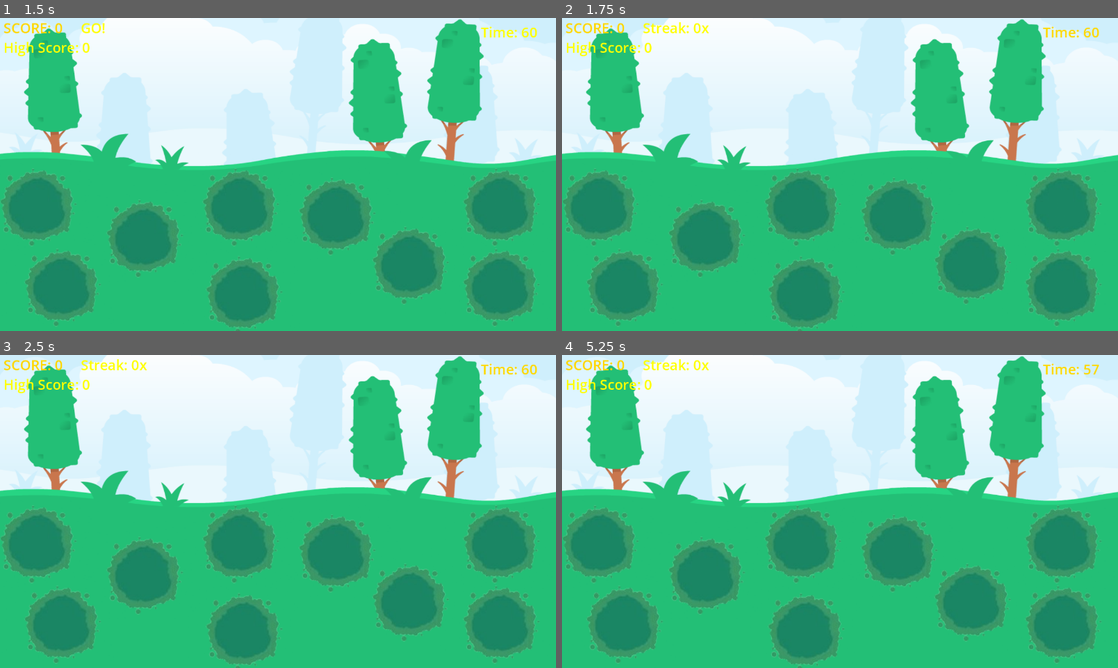
Above: before the commit, frames 1-4 (two rows, left to right).
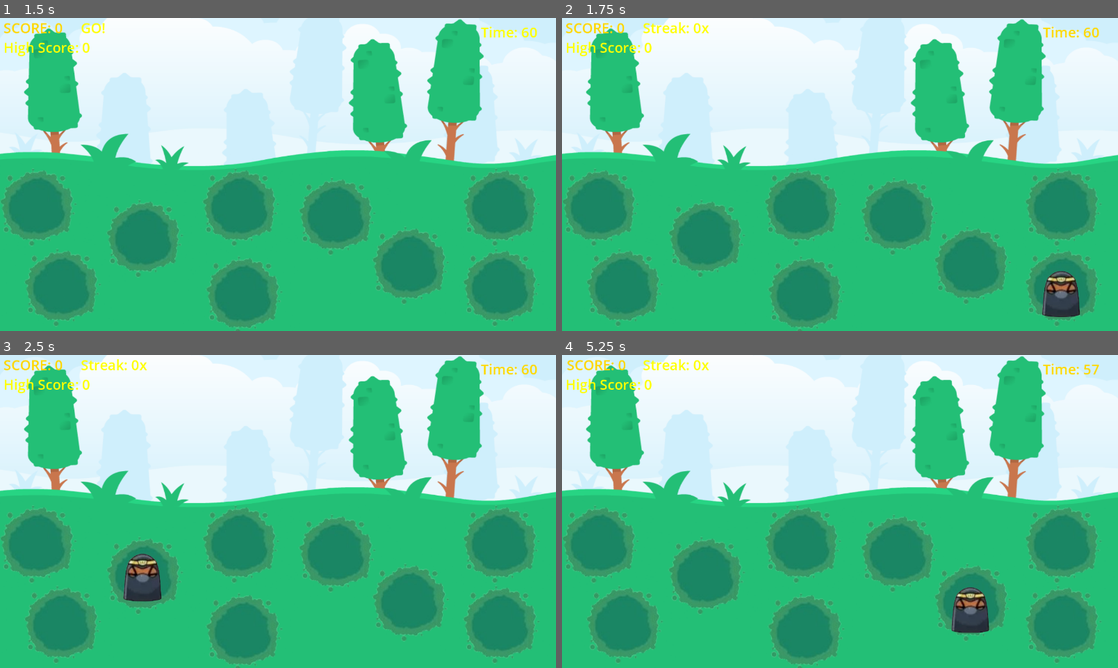
Above: after the commit, the same moments.

Repository: dexterMorgaN-9/whac-a-molee
Game: Godot game, scene res://main.tscn
The game is run twice, just before and just after one commit, with the same random seed, the same clock (stepped at 60 frames per second) and the same inputs. This scene is started directly instead of the project's main scene.
Inputs (mouse positions are in pixels of both pictures, inside the frame that each line leads up to):
- Up to frame 1 (1.5 s): tap Enter at 0.5 s; move the mouse to (33, 202) at 0.52 s; hold Up from 0.53 s (still down); tap Alt at 0.6 s; click (33, 202) at 0.67 s; move the mouse to (139, 233) at 1.27 s; tap Shift at 1.35 s; click (139, 233) at 1.42 s
- Up to frame 2 (1.75 s): keep holding Up
- Up to frame 3 (2.5 s): move the mouse to (239, 539) at 2.02 s; release Up at 2.03 s; hold Left from 2.03 s (still down); tap Alt at 2.1 s; click (239, 539) at 2.17 s
- Up to frame 4 (5.25 s): move the mouse to (801, 627) at 2.77 s; tap Shift at 2.85, 4.35 s; click (801, 627) at 2.92 s; move the mouse to (623, 617) at 3.52 s; release Left at 3.53 s; hold Down 3.53-4.28 s; tap Alt at 3.6, 5.1 s; click (623, 617) at 3.67 s; move the mouse to (895, 549) at 4.27 s; hold Right 4.28-5.03 s; click (895, 549) at 4.42 s; move the mouse to (1062, 539) at 5.02 s; hold Up from 5.03 s (still down); click (1062, 539) at 5.17 s

Frame 1 is identical in both runs. In frame 2, 0.8% of the frame differs, in the area x 86-94%, y 80-96%; in frame 3, 0.9%; in frame 4, 1.0%, in the area x 0-77%, y 1-89%.
Error before the commit: Modulo by zero error in operator '%'. (res://main.gd:90)

Commit message:
updated hole.gd

Diff:
--- a/hole.gd
+++ b/hole.gd
@@ -1,71 +1,75 @@
 extends Node2D
 
-signal hit
-signal miss
-signal gone
+signal bunny_hit
+signal bunny_missed
+signal bunny_hidden
 
 @onready var spr = $BunnyArea/BunnySprite
 @onready var area = $BunnyArea
 @onready var htimer = $HideTimer
 
-var active = false
+var is_active = false
 var tw: Tween = null
 
 const SCL = Vector2(0.067, 0.067)
 const YHIDE = 55.0
 const YSHOW = 6.0
+const SQ_IN = Vector2(SCL.x * 0.85, SCL.y * 0.25)
+const SQ_OUT = Vector2(SCL.x * 0.85, SCL.y * 0.2)
+const SQ_HIT = Vector2(SCL.x * 1.4, SCL.y * 0.5)
 
-func popup(dur: float = 0.45):
-	if active:
-		return
-	active = true
-	spr.visible = true
-	spr.position.y = YHIDE
-	spr.scale = Vector2(SCL.x * 0.85, SCL.y * 0.25)
-	htimer.wait_time = dur
-	htimer.start()
-
-	if tw:
-		tw.kill()
-	tw = create_tween().set_parallel(true)
-	tw.tween_property(spr, 'position:y', YSHOW, 0.12).set_trans(Tween.TRANS_BACK).set_ease(Tween.EASE_OUT)
-	tw.tween_property(spr, 'scale', SCL, 0.12).set_trans(Tween.TRANS_BACK).set_ease(Tween.EASE_OUT)
-
+func onclick(_viewport, event, _shape_idx):
+	if event is InputEventMouseButton and event.pressed and event.button_index == MOUSE_BUTTON_LEFT:
+		if is_active:
+			bunny_hit.emit()
+			whack()
+func ontimeout():
+	if is_active:
+		bunny_missed.emit()
+		hide_bunny()
 
 func whack():
 	if tw:
 		tw.kill()
 	spr.modulate = Color(1.5, 0.5, 0.5)
+
 	tw = create_tween().set_parallel(true)
-	tw.tween_property(spr, 'scale', Vector2(SCL.x * 1.4, SCL.y * 0.5), 0.07).set_trans(Tween.TRANS_QUAD).set_ease(Tween.EASE_OUT)
+	tw.tween_property(spr, "scale", SQ_HIT, 0.07).set_trans(Tween.TRANS_QUAD).set_ease(Tween.EASE_OUT)
 	await tw.finished
 	spr.modulate = Color(1, 1, 1)
-	godown()
+	hide_bunny()
 
-func godown():
-	active = false
-	htimer.stop()
+func pop_up(dur: float = 0.45):
+	if is_active:
+		return
+	is_active = true
+	spr.visible = true
+	spr.position.y = YHIDE
+	spr.scale = SQ_IN
+	htimer.wait_time = dur
+	htimer.start()
 	if tw:
 		tw.kill()
 
 	tw = create_tween().set_parallel(true)
+	tw.tween_property(spr, "position:y", YSHOW, 0.12).set_trans(Tween.TRANS_BACK).set_ease(Tween.EASE_OUT)
+	tw.tween_property(spr, 'scale', SCL, 0.12).set_trans(Tween.TRANS_BACK).set_ease(Tween.EASE_OUT)
+
+
+func hide_bunny():
+	is_active = false
+	htimer.stop()
+	if tw:
+		tw.kill()
+	tw = create_tween().set_parallel(true)
 	tw.tween_property(spr, 'position:y', YHIDE, 0.15).set_trans(Tween.TRANS_QUAD).set_ease(Tween.EASE_IN)
-	tw.tween_property(spr, 'scale', Vector2(SCL.x * 0.85, SCL.y * 0.2), 0.15).set_trans(Tween.TRANS_QUAD).set_ease(Tween.EASE_IN)
+	tw.tween_property(spr, "scale", SQ_OUT, 0.15).set_trans(Tween.TRANS_QUAD).set_ease(Tween.EASE_IN)
+
 	await tw.finished
 	spr.visible = false
 	spr.scale = SCL
 	spr.position.y = YHIDE
-	gone.emit()
-
-func onclick(_viewport, event, _shape_idx):
-	if event is InputEventMouseButton and event.pressed and event.button_index == MOUSE_BUTTON_LEFT:
-		if active:
-			hit.emit()
-			whack()
-func ontimeout():
-	if active:
-		miss.emit()
-		godown()
+	bunny_hidden.emit()
 
 func _ready():
 	area.input_event.connect(onclick)
@@ -73,4 +77,4 @@
 	spr.visible = false
 	spr.scale = SCL
 	spr.position.y = YHIDE
-	active = false
+	is_active = false
